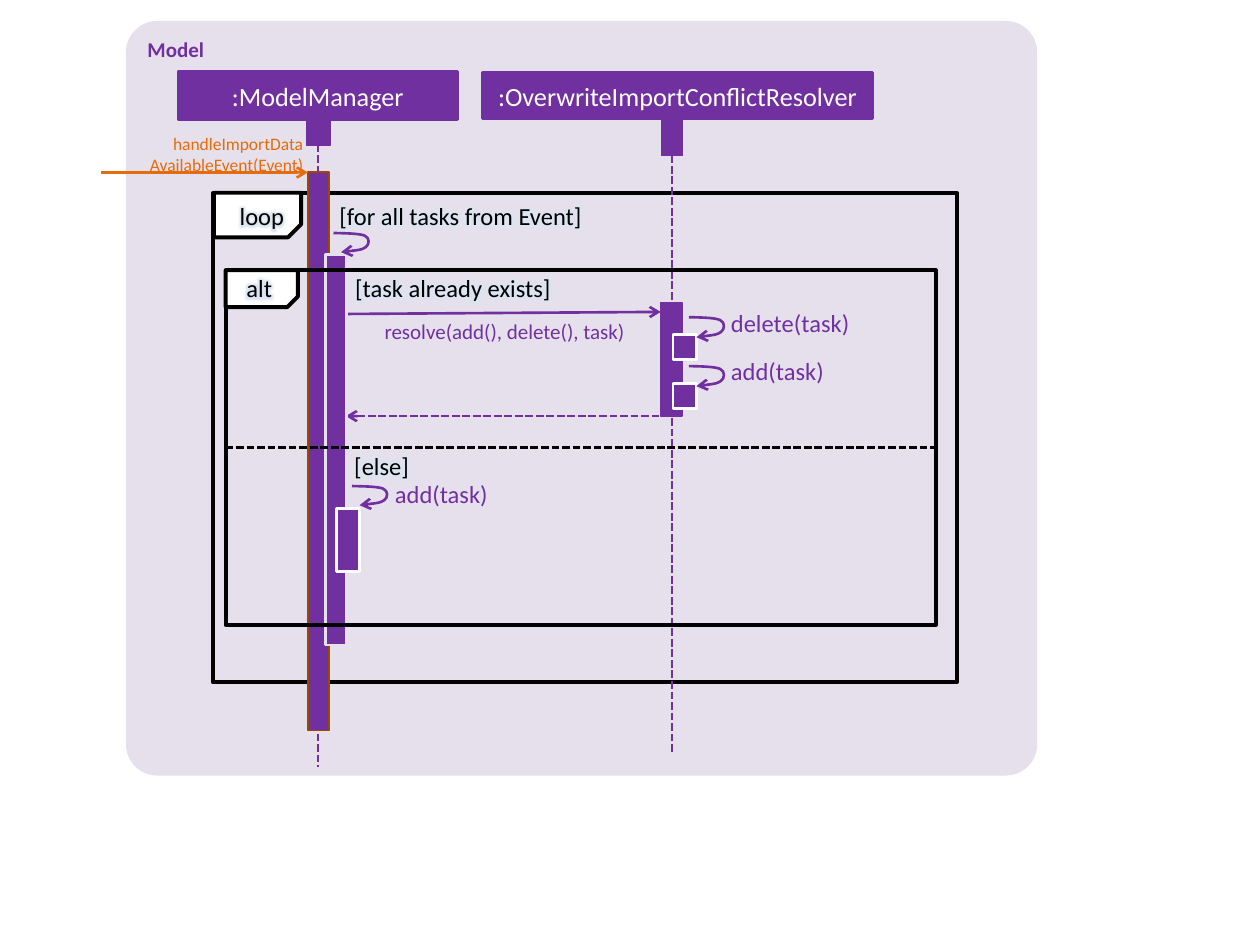
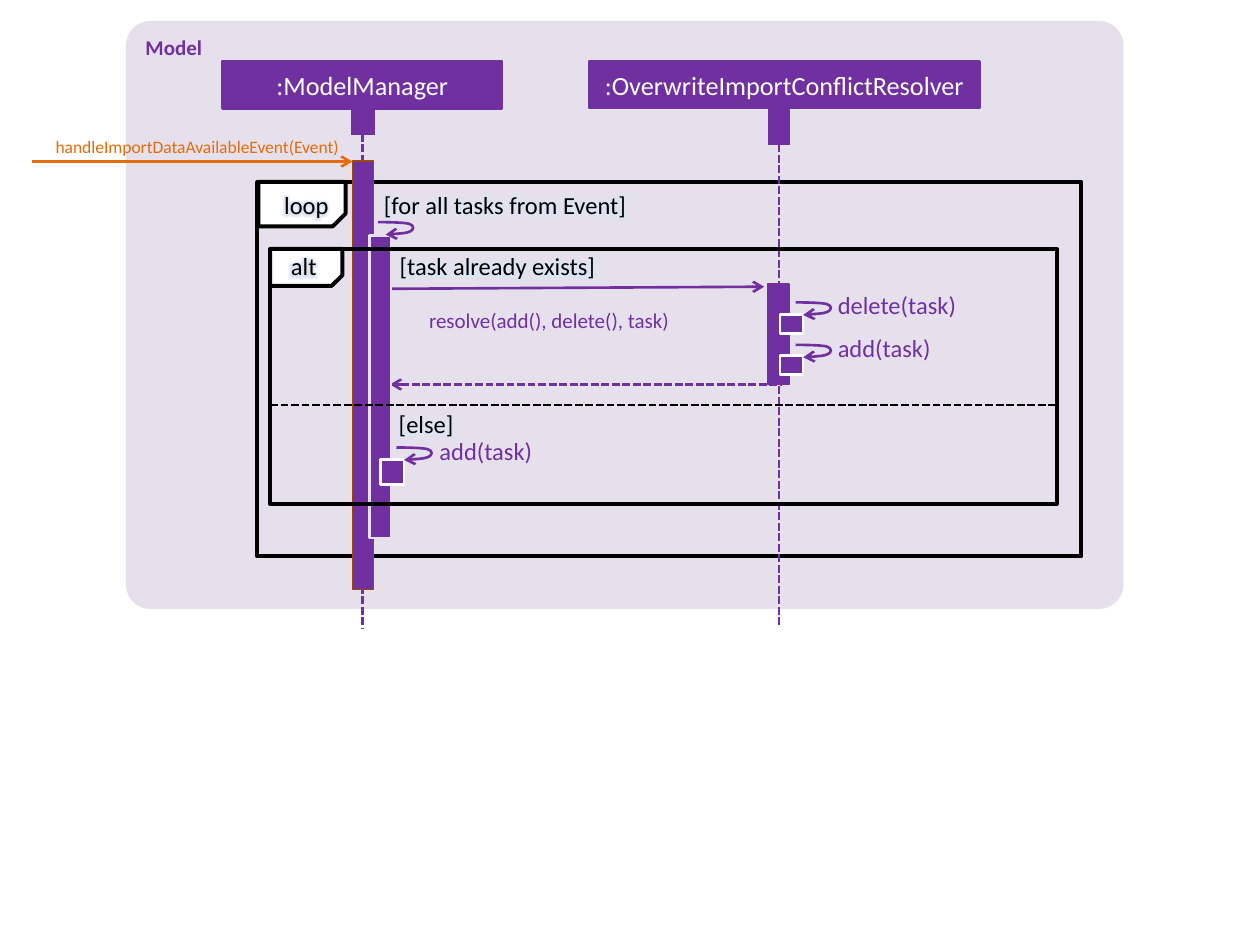
Before and after one commit to sijie123/CS2103-DeadlineManager, a slide deck: slide 1 of docs/diagrams/ImportConflictResolverSequenceDiagram.pptx. Drawn at 1260x945 pixels with LibreOffice and Linux fonts; fonts in the diff are those of the drawing. Boxes give left, top, right and bottom in pixels: in the first picture for what was removed or moved away, otherwise in the second. Text is boxed around its words. In the diff, an @@ line names an element or a change of style, - is before the commit and + after.

```diff
--- a/docs/diagrams/ImportConflictResolverSequenceDiagram.pptx
+++ b/docs/diagrams/ImportConflictResolverSequenceDiagram.pptx
@@ rounded rectangle "Model" resized from (x1=126, y1=21, x2=1037, y2=776) to (x1=126, y1=21, x2=1124, y2=610) @@
@@ rectangle ":OverwriteImportConflictResolver" moved from (x1=483, y1=72, x2=873, y2=118) to (x1=590, y1=62, x2=980, y2=108) @@
@@ 2 texts, 2 rectangles, 1 snip rect moved together from (x1=178, y1=72, x2=624, y2=342) to (x1=223, y1=60, x2=669, y2=331) @@
@@ line moved from (318, 123) - (318, 767) to (363, 112) - (363, 629) @@
@@ rectangle moved from (x1=662, y1=120, x2=683, y2=155) to (x1=769, y1=108, x2=790, y2=144) @@
@@ text at (x1=56, y1=140, x2=339, y2=156): spaces changed @@
-handleImportData
-AvailableEvent(Event)
+handleImportDataAvailableEvent(Event)
@@ line moved from (672, 155) - (672, 755) to (779, 145) - (779, 627) @@
@@ arrow moved from (101, 173) - (307, 173) to (32, 161) - (353, 161) @@
@@ rectangle resized from (x1=307, y1=171, x2=329, y2=731) to (x1=353, y1=161, x2=374, y2=590) @@
@@ rectangle resized from (x1=213, y1=193, x2=956, y2=683) to (x1=257, y1=181, x2=1081, y2=556) @@
@@ rectangle resized from (x1=325, y1=255, x2=346, y2=645) to (x1=369, y1=236, x2=391, y2=538) @@
@@ freeform shape resized from (x1=334, y1=233, x2=369, y2=252) to (x1=378, y1=222, x2=413, y2=234) @@
@@ snip rect moved from (x1=226, y1=270, x2=297, y2=306) to (x1=270, y1=249, x2=341, y2=286) @@
@@ rectangle resized from (x1=226, y1=271, x2=936, y2=626) to (x1=270, y1=249, x2=1056, y2=504) @@
@@ text "alt [task already exists]" moved from (x1=246, y1=279, x2=551, y2=301) to (x1=291, y1=257, x2=595, y2=279) @@
@@ arrow moved from (348, 314) - (660, 312) to (386, 289) - (765, 287) @@
@@ rectangle resized from (x1=660, y1=302, x2=682, y2=416) to (x1=767, y1=284, x2=789, y2=384) @@
@@ text "delete(task)" moved from (x1=731, y1=314, x2=849, y2=335) to (x1=838, y1=296, x2=956, y2=317) @@
@@ rectangle resized from (x1=673, y1=335, x2=696, y2=360) to (x1=780, y1=315, x2=803, y2=334) @@
@@ freeform shape resized from (x1=689, y1=318, x2=724, y2=338) to (x1=796, y1=302, x2=832, y2=315) @@
@@ rectangle resized from (x1=673, y1=383, x2=696, y2=408) to (x1=780, y1=355, x2=803, y2=374) @@
@@ freeform shape resized from (x1=689, y1=367, x2=724, y2=387) to (x1=796, y1=345, x2=832, y2=358) @@
@@ text "add(task)" moved from (x1=731, y1=362, x2=824, y2=383) to (x1=838, y1=339, x2=931, y2=360) @@
@@ arrow moved from (345, 416) - (669, 416) to (391, 384) - (781, 384) @@
@@ line moved from (226, 447) - (936, 447) to (270, 404) - (1057, 404) @@
@@ text "[else]" moved from (x1=354, y1=457, x2=409, y2=479) to (x1=399, y1=415, x2=454, y2=437) @@
@@ text "add(task)" moved from (x1=395, y1=485, x2=488, y2=506) to (x1=439, y1=442, x2=532, y2=463) @@
@@ freeform shape resized from (x1=352, y1=486, x2=387, y2=505) to (x1=397, y1=447, x2=432, y2=460) @@
@@ rectangle resized from (x1=336, y1=509, x2=359, y2=572) to (x1=381, y1=460, x2=403, y2=485) @@
```
Also in this commit, not shown: 4 other files.
